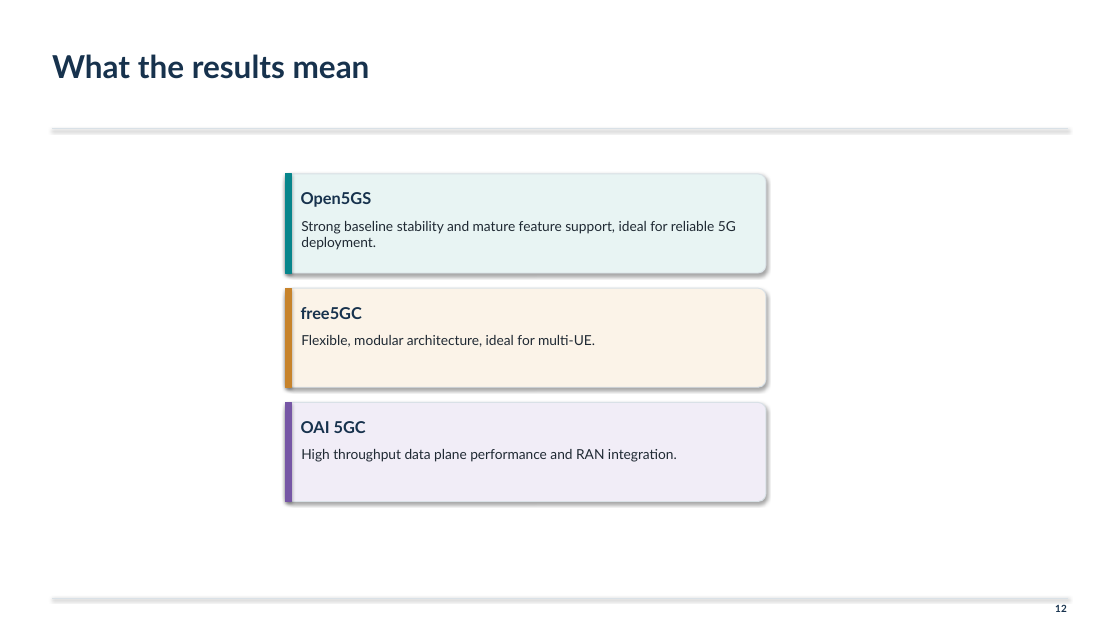
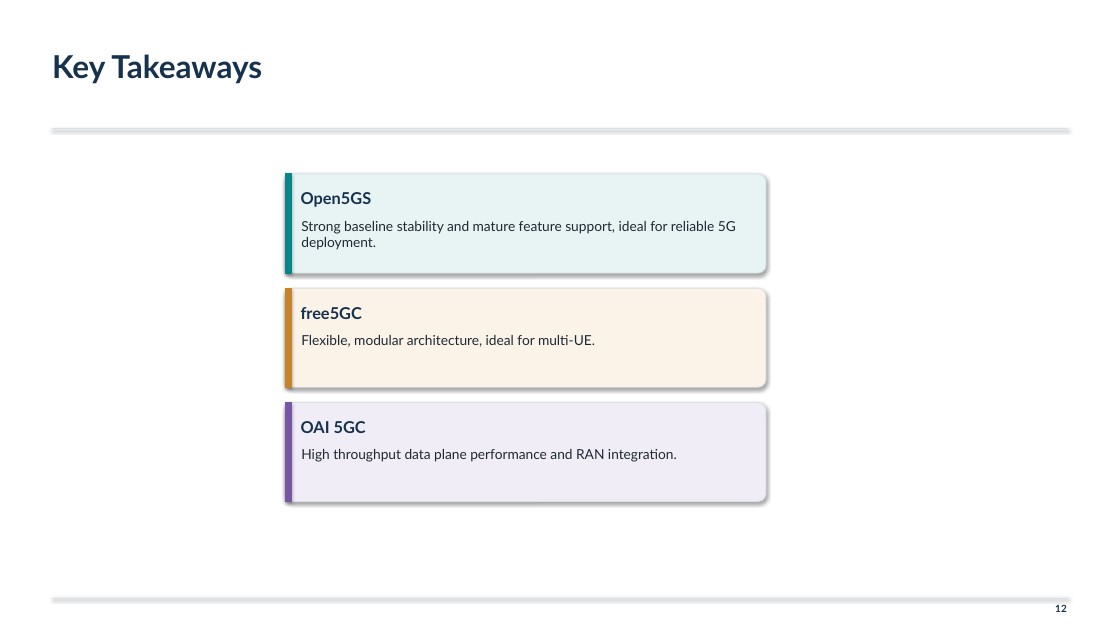
Before and after one commit to arpitmetrey/Qualitative-Analysis-of-5G-Core, a slide deck: slide 13 of 5G_group_2.pptx. Drawn at 1120x630 pixels with LibreOffice and Linux fonts; fonts in the diff are those of the drawing. Boxes give left, top, right and bottom in pixels: in the first picture for what was removed or moved away, otherwise in the second. Text is boxed around its words. In the diff, an @@ line names an element or a change of style, - is before the commit and + after.

```diff
--- a/5G_group_2.pptx
+++ b/5G_group_2.pptx
@@ text at [52,54,262,84]: text changed @@
-What the results mean
+Key Takeaways
```
Also in this commit, not shown: 7 other slides changed, 1 slide added, 1 slide removed.
